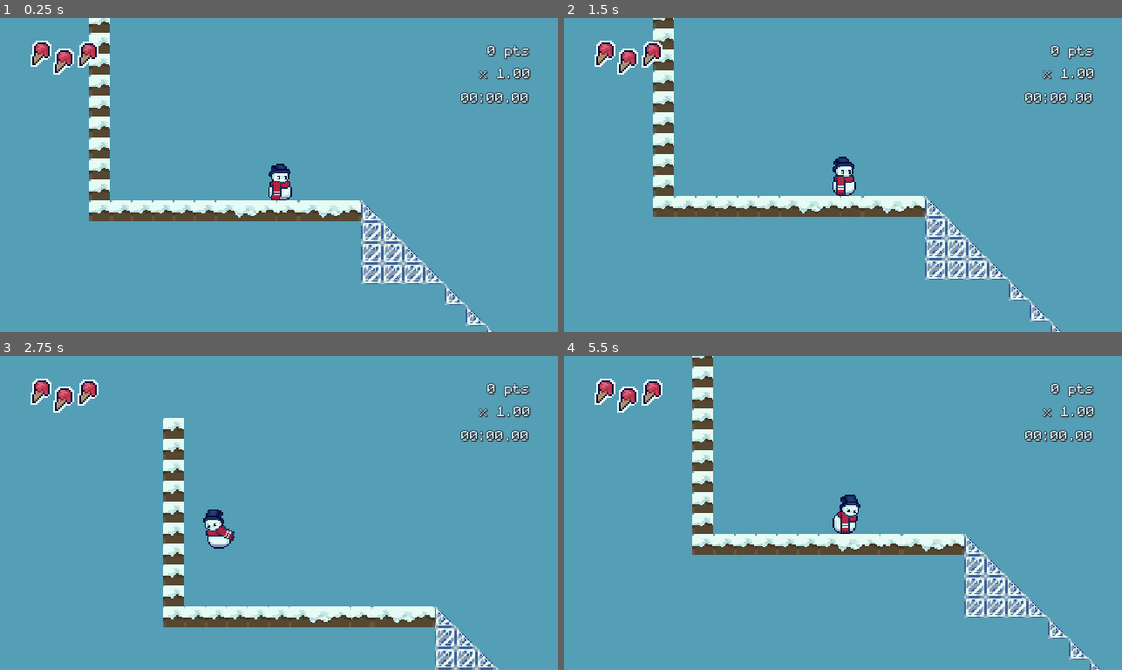
Above: before the commit, frames 1-4 (two rows, left to right).
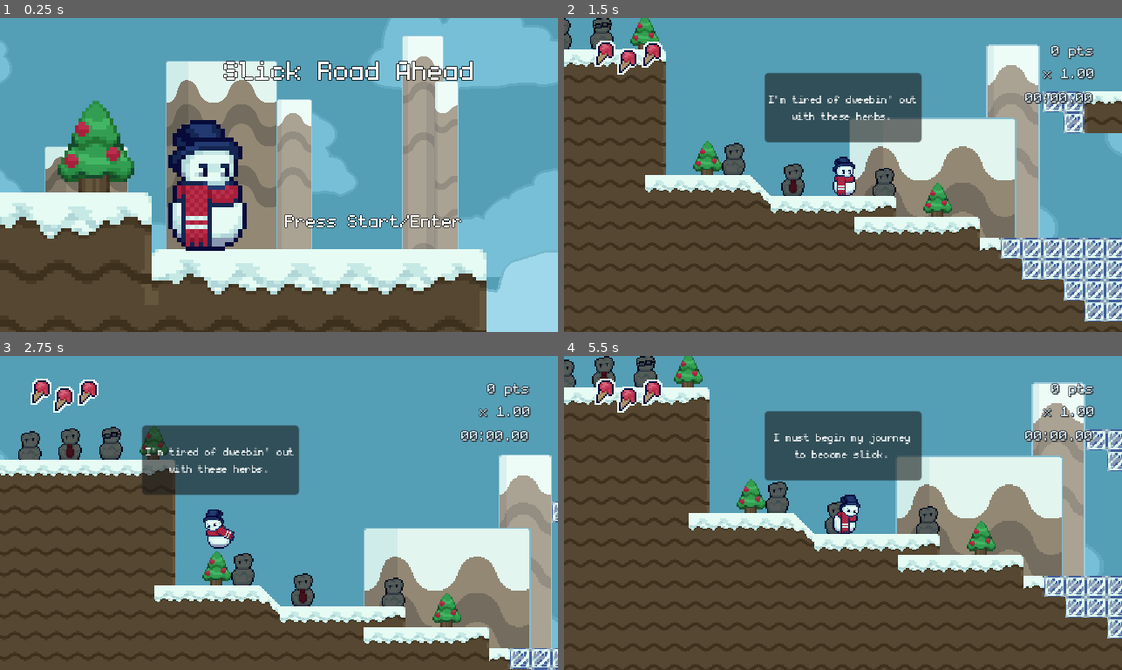
Above: after the commit, the same moments.

Repository: streebree/slickmode
Game: Godot game, scene res://scenes/areas/title_screen.tscn
Two runs of this game, one before a commit and one after it. Both use one fixed random seed, a clock stepped at 60 frames per second and the inputs below. Before the commit the project starts from res://scenes/areas/area4.tscn.
Inputs (mouse positions are in pixels of both pictures, inside the frame that each line leads up to):
- Up to frame 1 (0.25 s): no input
- Up to frame 2 (1.5 s): tap Enter (start) at 0.5, 0.8, 1.35 s; move the mouse to (965, 159) at 0.52 s; hold Right (ui_right) from 0.53 s (still down); tap Shift (run) at 0.6 s; click (965, 159) at 0.67 s; tap Z (double_jump) at 0.77 s; move the mouse to (731, 190) at 1.27 s
- Up to frame 3 (2.75 s): tap Z (double_jump) at 1.52 s; tap Space (ui_accept) at 1.55 s; move the mouse to (334, 443) at 2.02 s; release Right (ui_right) at 2.03 s; hold Left (ui_left) from 2.03 s (still down); hold Space (ui_accept) from 2.03 s (still down); tap Shift (run) at 2.3 s
- Up to frame 4 (5.5 s): move the mouse to (815, 575) at 2.77 s; release Left (ui_left) at 2.78 s; release Space (ui_accept) at 2.78 s; hold Right (ui_right) 2.78-4.28 s; tap Shift (run) at 2.85, 4.55 s; click (815, 575) at 2.92 s; tap Z (double_jump) at 3.02, 3.77, 4.52 s; tap Enter (start) at 3.05, 3.6, 5.3 s; move the mouse to (1010, 560) at 3.52 s; hold Space (ui_accept) 3.53-4.28 s; move the mouse to (675, 465) at 4.27 s; hold Left (ui_left) 4.28-5.03 s; tap Space (ui_accept) at 4.35 s; move the mouse to (870, 513) at 5.02 s; hold Right (ui_right) from 5.03 s (still down); tap F at 5.1 s; click (870, 513) at 5.17 s

The runs differ from the first frame. In frame 1, 69% of the frame differs, in the area x 0-100%, y 0-100%; in frame 2, 69%; in frame 3, 53%; in frame 4, 72%.

Commit message:
Add dialog to beginning

Diff:
--- a/slick-game/node-test.gd
+++ b/slick-game/node-test.gd
@@ -7,7 +7,8 @@
 		StateManager.raise("give_abilities", {
 			has_jacket = false,
 			can_dash = true,
-			can_be_snowball = false
+			can_be_snowball = false,
+			level_1_start = true
 		})
 	elif level_name == "level2":
 		StateManager.raise("give_abilities", {
--- a/slick-game/project.godot
+++ b/slick-game/project.godot
@@ -11,9 +11,10 @@
 [application]
 
 config/name="SlickGame"
-run/main_scene="uid://bgvb556knrrtn"
+run/main_scene="uid://0guv1dpvt5x6"
 config/features=PackedStringArray("4.6", "GL Compatibility")
 boot_splash/stretch_mode=4
+boot_splash/image="uid://dbdcb04js4fys"
 config/icon="res://icon.svg"
 
 [autoload]
--- a/slick-game/scenes/snowman.gd
+++ b/slick-game/scenes/snowman.gd
@@ -27,6 +27,8 @@
 @onready var bounce_sound: AudioStreamPlayer2D = $BounceSound
 @onready var duck_sound: AudioStreamPlayer2D = $DuckSound
 @onready var flying_sound: AudioStreamPlayer2D = $FlyingSound
+@onready var dialog_box: Panel = $DialogBox
+@onready var dialog_label: Label = $DialogBox/MarginContainer/Label
 
 
 const SPEED = 300.0
@@ -704,13 +706,26 @@
 func on_give_abilities(abilities):
 	has_jacket = abilities.has_jacket
 	can_dash = abilities.can_dash
+	print("give abilities")
 	if "can_become_snowball" in abilities:
+		print("become snowball", abilities.can_be_snowball)
 		can_become_snowball = abilities.can_be_snowball
+	else:
+		can_become_snowball = false
+
 	# This disabled property is just used during the final cutscene.
 	if "disabled" in abilities:
 		is_disabled = abilities.disabled
 		var tween = get_tree().create_tween().set_trans(Tween.TRANS_LINEAR)
 		tween.tween_property(camera, "zoom", Vector2(0.5, 0.5), 10.0)
+
+	if "level_1_start" in abilities:
+		dialog_box.visible = true
+		dialog_label.text = "I'm tired of dweebin' out\nwith these herbs."
+		await get_tree().create_timer(4.0).timeout
+		dialog_label.text = "I must begin my journey\nto become slick."
+		await get_tree().create_timer(4.0).timeout
+		dialog_box.visible = false
 
 func on_level_start(level_name):
 	if level_name == "level4":
--- a/slick-game/scenes/snowman.tscn
+++ b/slick-game/scenes/snowman.tscn
@@ -15,6 +15,7 @@
 [ext_resource type="AudioStream" uid="uid://gh1lg6ui12bw" path="res://assets/sound fx/dash1.wav" id="11_gm00g"]
 [ext_resource type="AudioStream" uid="uid://dk37gm5e2ac3j" path="res://assets/sound fx/duck2.wav" id="13_q720n"]
 [ext_resource type="AudioStream" uid="uid://204v8vvstp75" path="res://assets/sound fx/fly4.wav" id="14_gm00g"]
+[ext_resource type="FontFile" uid="uid://cm7k3bq0r3j0a" path="res://assets/monogram.ttf" id="16_fmcf6"]
 
 [sub_resource type="AtlasTexture" id="AtlasTexture_iceyc"]
 atlas = ExtResource("2_eg3al")
@@ -677,6 +678,10 @@
 
 [sub_resource type="RectangleShape2D" id="RectangleShape2D_q720n"]
 size = Vector2(20, 23)
+
+[sub_resource type="LabelSettings" id="LabelSettings_ia1kk"]
+font = ExtResource("16_fmcf6")
+font_size = 12
 
 [node name="CharacterBody2D" type="CharacterBody2D" unique_id=1919126236]
 collision_layer = 641
@@ -903,6 +908,24 @@
 [node name="SlopeCollision" type="CollisionShape2D" parent="Area2D10" unique_id=1451525371]
 position = Vector2(0, 21.5)
 shape = SubResource("RectangleShape2D_q720n")
+
+[node name="DialogBox" type="Panel" parent="." unique_id=400464864]
+offset_left = -60.0
+offset_top = -78.0
+offset_right = 60.0
+offset_bottom = -25.0
+
+[node name="MarginContainer" type="MarginContainer" parent="DialogBox" unique_id=385229333]
+layout_mode = 0
+offset_right = 120.0
+offset_bottom = 53.0
+
+[node name="Label" type="Label" parent="DialogBox/MarginContainer" unique_id=727350271]
+layout_mode = 2
+label_settings = SubResource("LabelSettings_ia1kk")
+horizontal_alignment = 1
+clip_text = true
+text_overrun_behavior = 2
 
 [connection signal="body_entered" from="Area2D" to="." method="_on_area_2d_body_entered"]
 [connection signal="body_exited" from="Area2D" to="." method="_on_area_2d_body_exited"]
Binary file added: slick-game/assets/art/splashscreen.png
Not shown, added: slick-game/assets/art/splashscreen.png.import
Not shown, changed: slick-game/export_presets.cfg
Not shown, changed: slick-game/builds/web/index.html
Not shown, changed: slick-game/builds/web/index.pck
Not shown, changed: slick-game/builds/web/index.png
